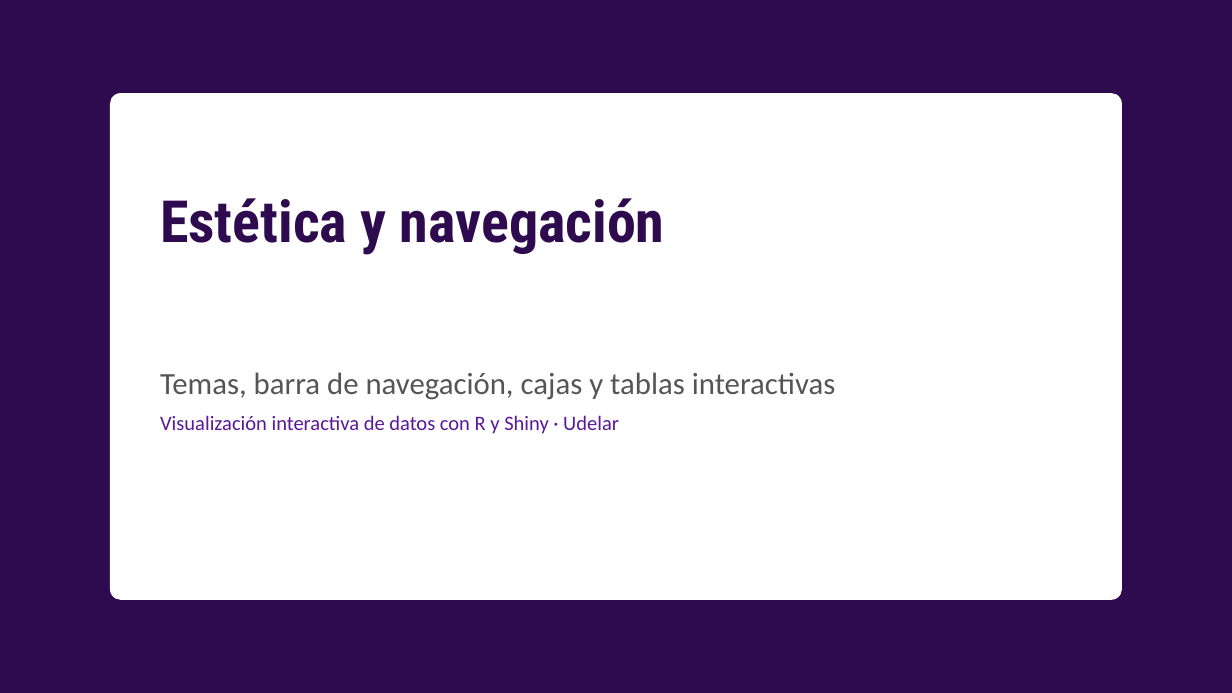
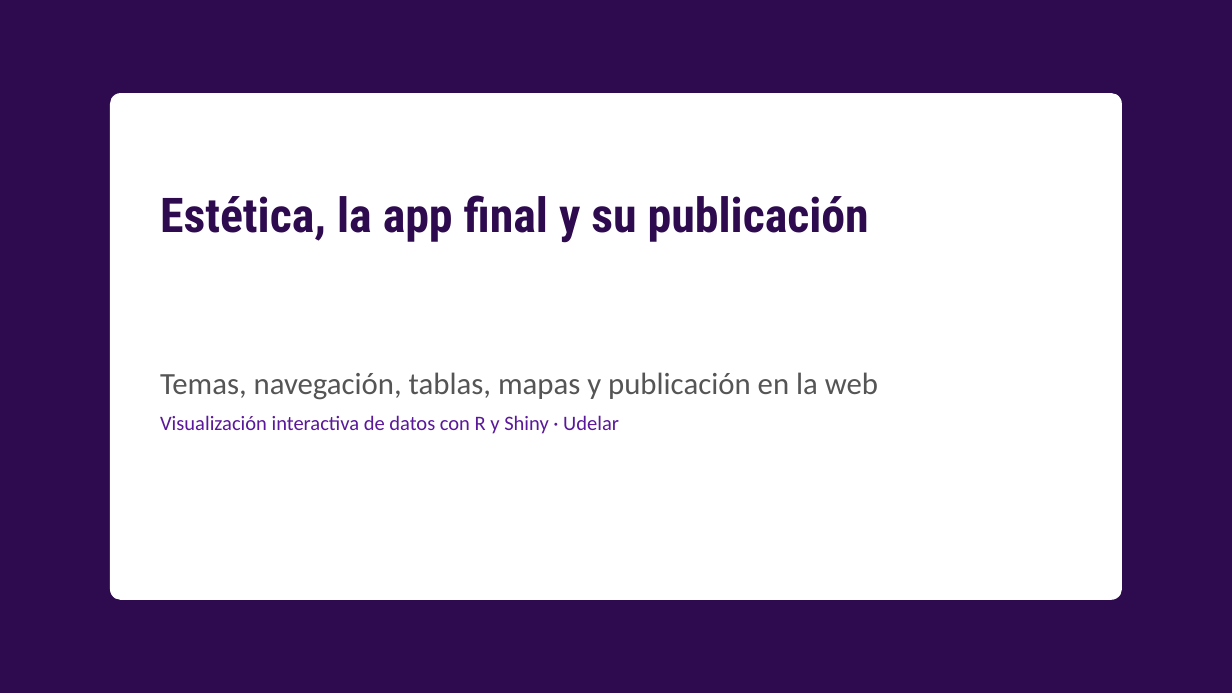
Before and after one commit to nahura99/visualizacion_datos_shiny, a slide deck: slide 1 of clase7/clase7.pptx. Drawn at 1232x693 pixels with LibreOffice and Linux fonts; fonts in the diff are those of the drawing. Boxes give left, top, right and bottom in pixels: in the first picture for what was removed or moved away, otherwise in the second. Text is boxed around its words. In the diff, an @@ line names an element or a change of style, - is before the commit and + after.

Commit message:
Reestructurar el curso en 7 clases y una Clase Extra
- Clase 1 junta la presentación y la nivelación de la vieja 1b. La app de la
  tabla pasa al estilo del curso y se suma primeros_pasos.R.
- Clase 7 junta estética y navegación con la app final y su publicación.
  Queda solo la app final, con datos/ y deploy.R.
- revisor_corpus pasa a ser la Clase Extra (clase_extra.pptx).
- Se borran clase1b, clase8 y los PDF viejos.
- README, datos/README.md y preparar_elecciones_2024.R con la nueva numeración.

```diff
--- a/clase7/clase7.pptx
+++ b/clase7/clase7.pptx
@@ text at bbox=[160, 195, 869, 243]: text changed; size 34 to 28 pt @@
-Estética y navegación
+Estética, la app final y su publicación
@@ text at bbox=[160, 372, 878, 400]: text changed @@
-Temas, barra de navegación, cajas y tablas interactivas
+Temas, navegación, tablas, mapas y publicación en la web
```
Also in this commit, not shown: 8 other slides changed, 6 slides added, 23 other files.
